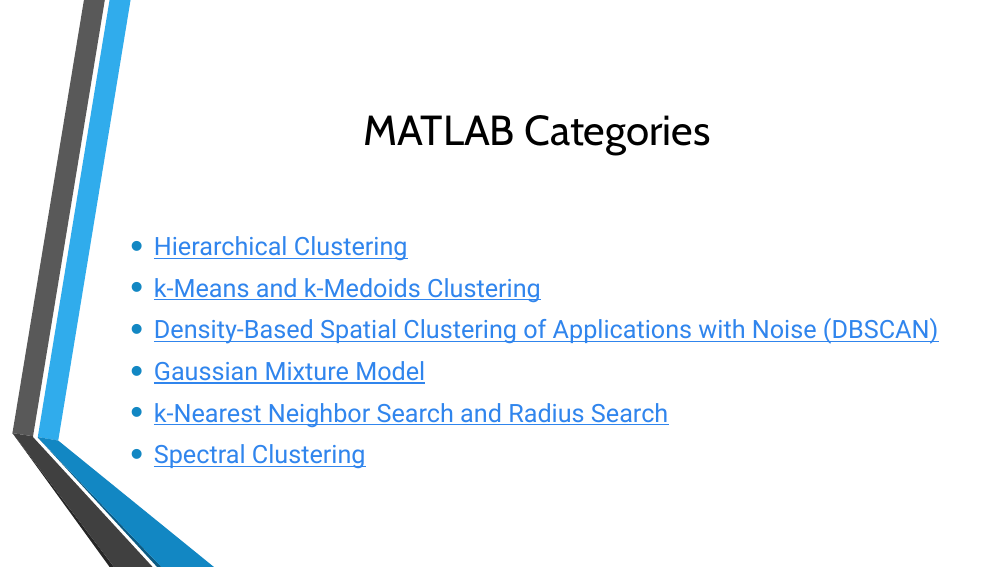
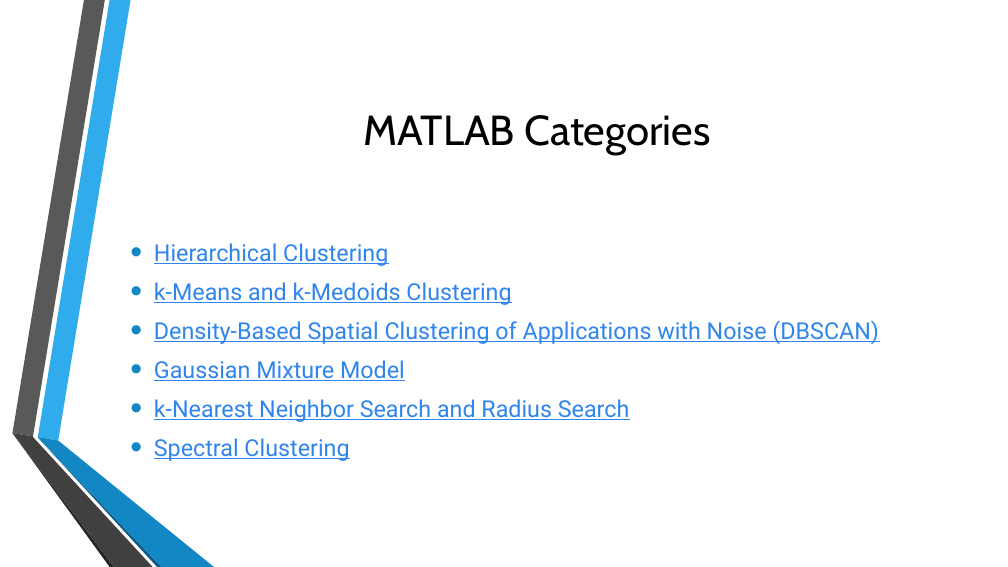
Before and after one commit to SC-One/ClusteringDataStream, a slide deck: slide 15 of Presentation/Data Mining in clustering.pptx. Drawn at 1008x567 pixels with LibreOffice and Linux fonts; fonts in the diff are those of the drawing; background and template pictures are left out. Boxes give left, top, right and bottom in pixels: in the first picture for what was removed or moved away, otherwise in the second. Text is boxed around its words. In the diff, an @@ line names an element or a change of style, - is before the commit and + after.

```diff
--- a/Presentation/Data Mining in clustering.pptx
+++ b/Presentation/Data Mining in clustering.pptx
@@ text "Hierarchical Clustering" at (154, 243, 879, 461): size 24 to 22.2 pt @@
```
Also in this commit, not shown: 2 other slides changed, 1 slide added, 5 other files.
